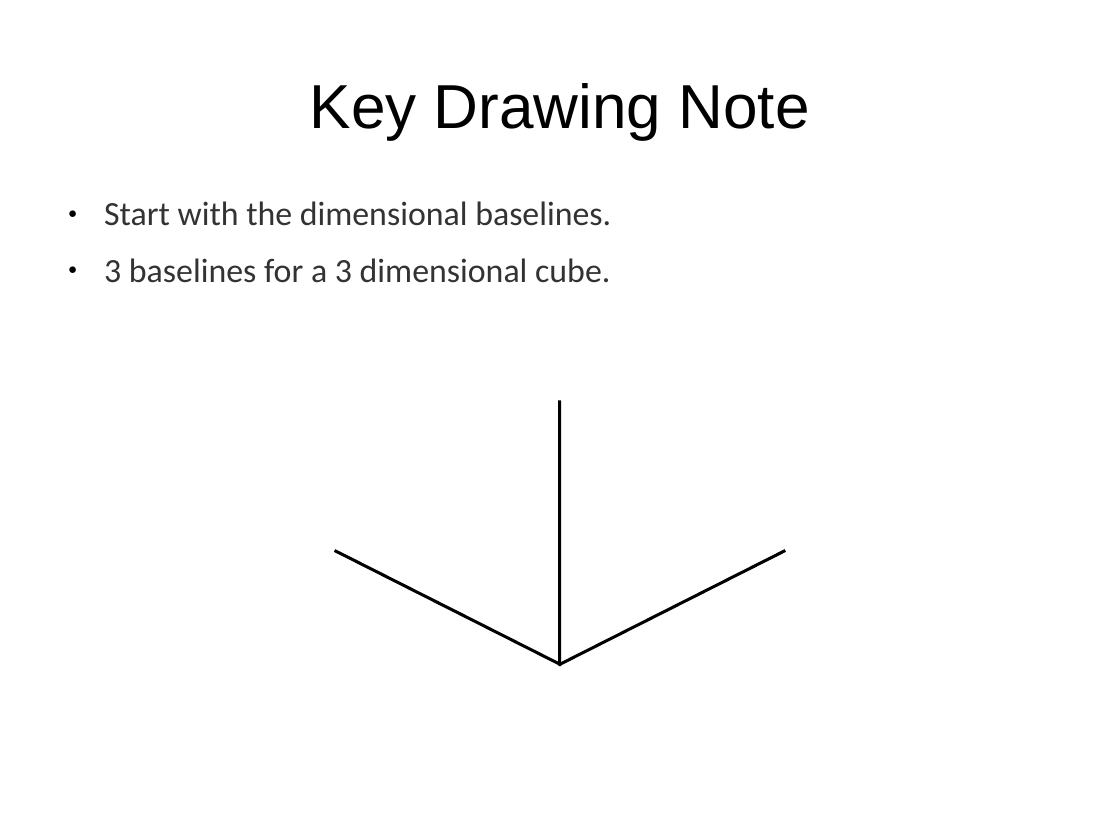
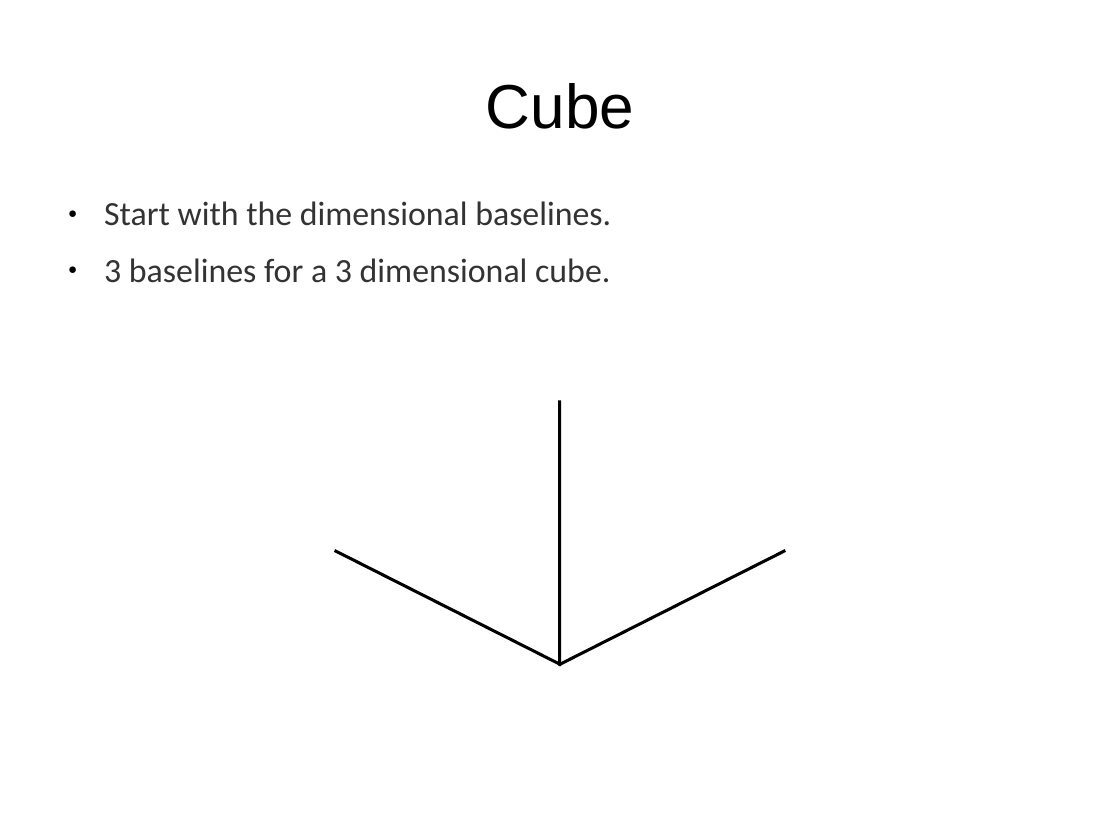
Before and after one commit to tigerfarm/docroot, a slide deck: slide 14 of books/content/cubes/9aDrawAll.odp (slide 16 before the commit). Drawn at 1120x840 pixels with LibreOffice and Linux fonts; fonts in the diff are those of the drawing; background and template pictures are left out. Boxes give left, top, right and bottom in pixels: in the first picture for what was removed or moved away, otherwise in the second. Text is boxed around its words. In the diff, an @@ line names an element or a change of style, - is before the commit and + after.

```diff
--- a/books/content/cubes/9aDrawAll.odp
+++ b/books/content/cubes/9aDrawAll.odp
@@ title at [486, 83, 634, 129]: text changed @@
-Key Drawing Note
+Cube
```
Also in this commit, not shown: 11 other slides changed, 7 slides added, 9 slides removed, 9 other files.
